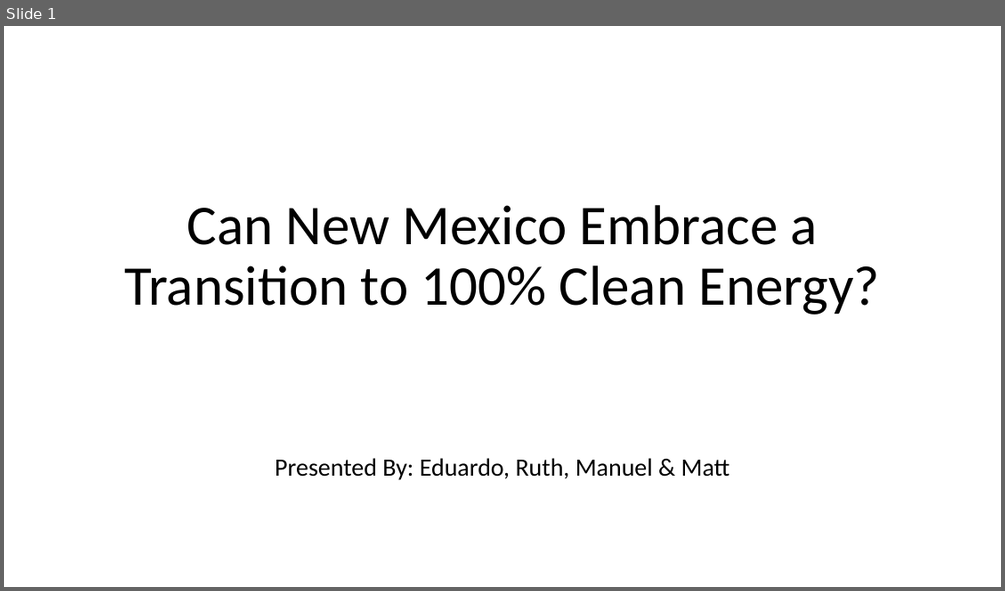
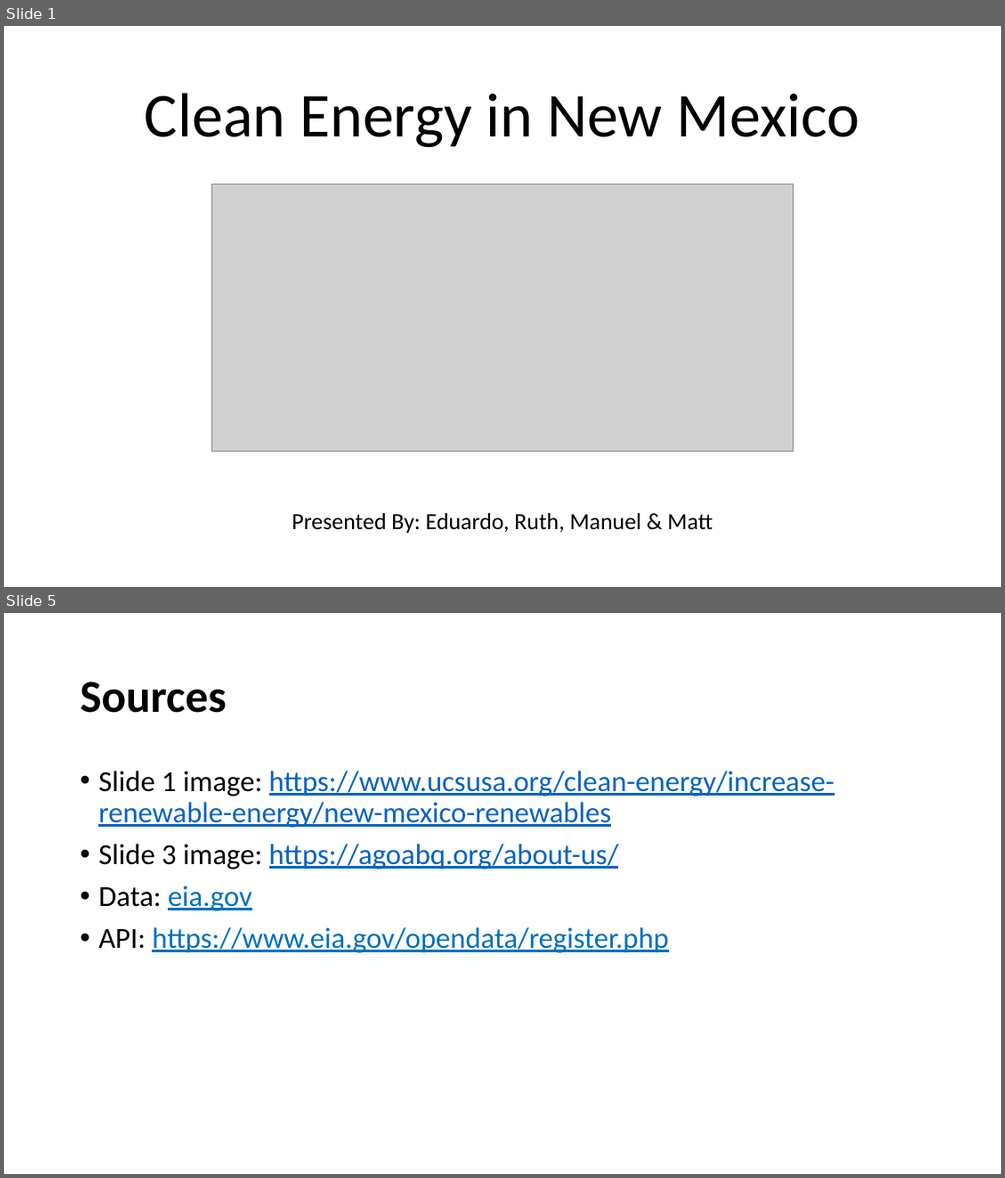
Before and after one commit to MTRaley52/Project_1, a slide deck: PowerPoint_Project1.pptx. Shown one above the other, each under a label of ours: slide 1 before the commit, slides 1 and 5 after it; the slides between them are not shown. The pictures are 1005x591 and 1005x1178 pixels, drawn with LibreOffice and Linux fonts; fonts in the diff are those of the drawing; grey boxes stand for pictures. Boxes give left, top, right and bottom in pixels: in the first picture for what was removed or moved away, otherwise in the second. Text is boxed around its words. In the diff, an @@ line names an element or a change of style, - is before the commit and + after.

```diff
--- a/PowerPoint_Project1.pptx
+++ b/PowerPoint_Project1.pptx
@@ slide 5 added at (4, 613, 1001, 1174), background #FFFFFF @@
@@ title added at (80, 682, 226, 713), 44 pt, text #000000, bold @@
+Sources
@@ text added at (98, 771, 834, 953), 28 pt, text #0563C1, underline @@
+• Slide 1 image: https://www.ucsusa.org/clean-energy/increase-renewable-energy/new-mexico-renewables
+• Slide 3 image: https://agoabq.org/about-us/
+• Data: eia.gov
+• API: https://www.eia.gov/opendata/register.php
@@ slide 1 changed as well @@
@@ title at (145, 93, 860, 147): text changed; size 54 to 60 pt @@
-Can New Mexico Embrace a Transition to 100% Clean Energy?
+Clean Energy in New Mexico
@@ picture added at (212, 184, 793, 451) @@
@@ subtitle "Presented By: Eduardo, Ruth, Manuel ...": place and size @@
-subtitle "Presented By: Eduardo, Ruth, Manuel ..." at (275, 458, 730, 480)
+subtitle "Presented By: Eduardo, Ruth, Manuel ..." at (291, 513, 712, 533)
@@ subtitle "Presented By: Eduardo, Ruth, Manuel ..." at (291, 513, 712, 533): size 24 to 22.2 pt @@
```
Also in this commit, not shown: 3 other slides added.
